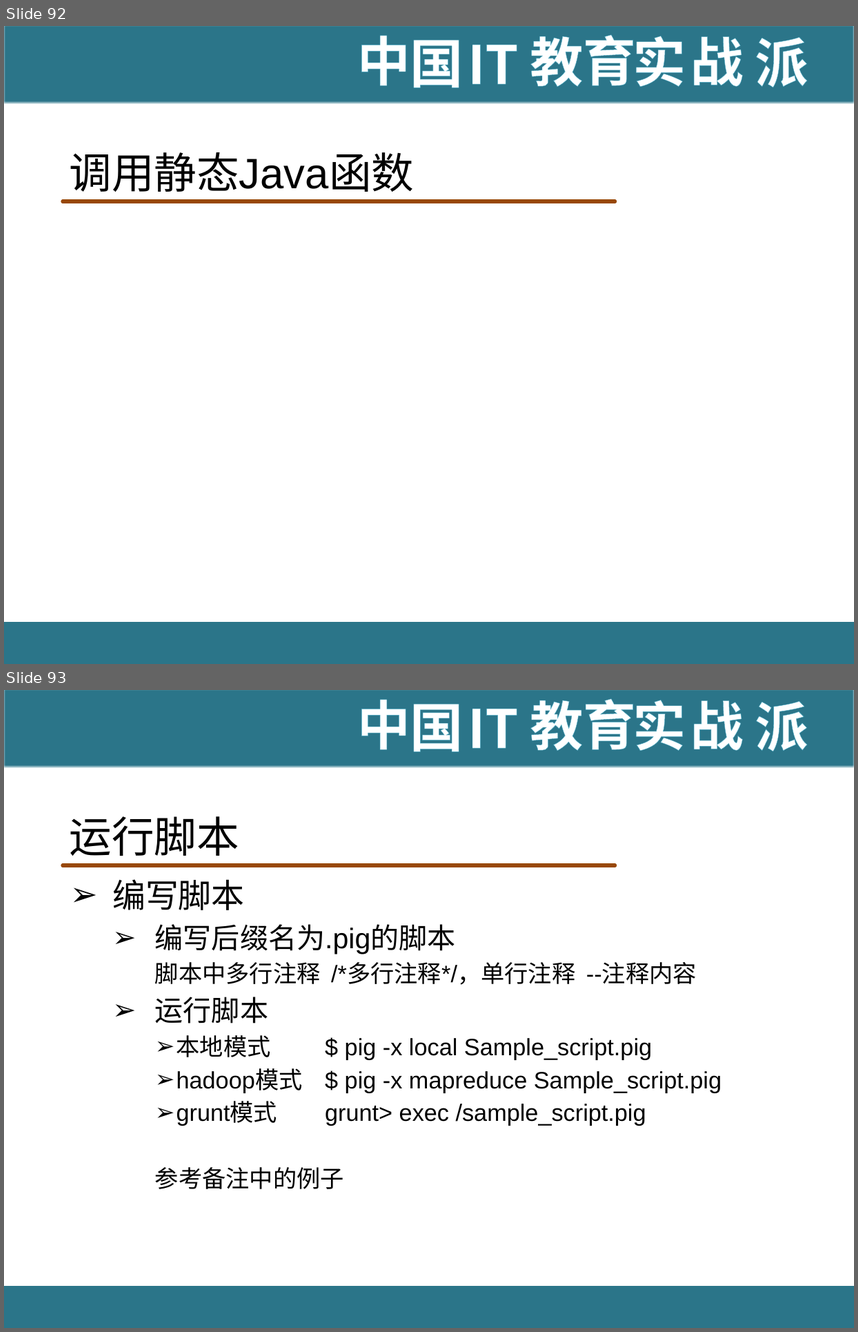
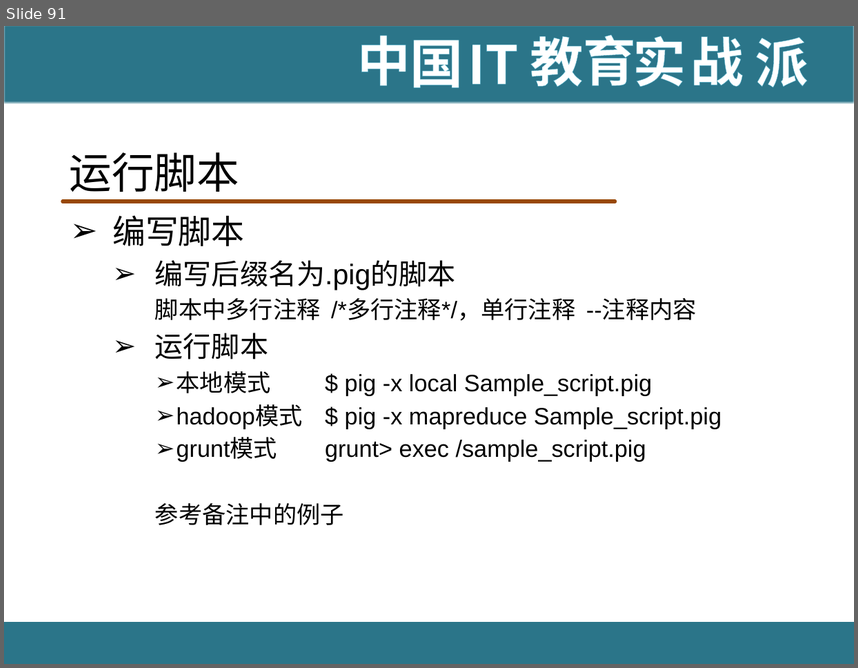
Before and after one commit to hanningxiao/BigData, a slide deck: [IT18掌www.it18zhang.com]Pig.pptx. Shown one above the other, each under a label of ours: slides 92 and 93 before the commit, slide 91 after it. The pictures are 858x1332 and 858x668 pixels, drawn with LibreOffice and Linux fonts; fonts in the diff are those of the drawing; background and template pictures are left out. Boxes give left, top, right and bottom in pixels: in the first picture for what was removed or moved away, otherwise in the second. Text is boxed around its words. In the diff, an @@ line names an element or a change of style, - is before the commit and + after.

```diff
--- a/[IT18掌www.it18zhang.com]Pig.pptx
+++ b/[IT18掌www.it18zhang.com]Pig.pptx
@@ slide 92 removed at (4,26,854,664), background #FFFFFF; not listed: 11 template elements that a slide beside it also shows @@
@@ title removed at (70,152,415,192) @@
-调用静态Java函数
@@ what was slide 93 is now slide 91 @@
```
Also in this commit, not shown: 2 slides changed, 1 slide added, 3 other slides removed, 1 other file.
